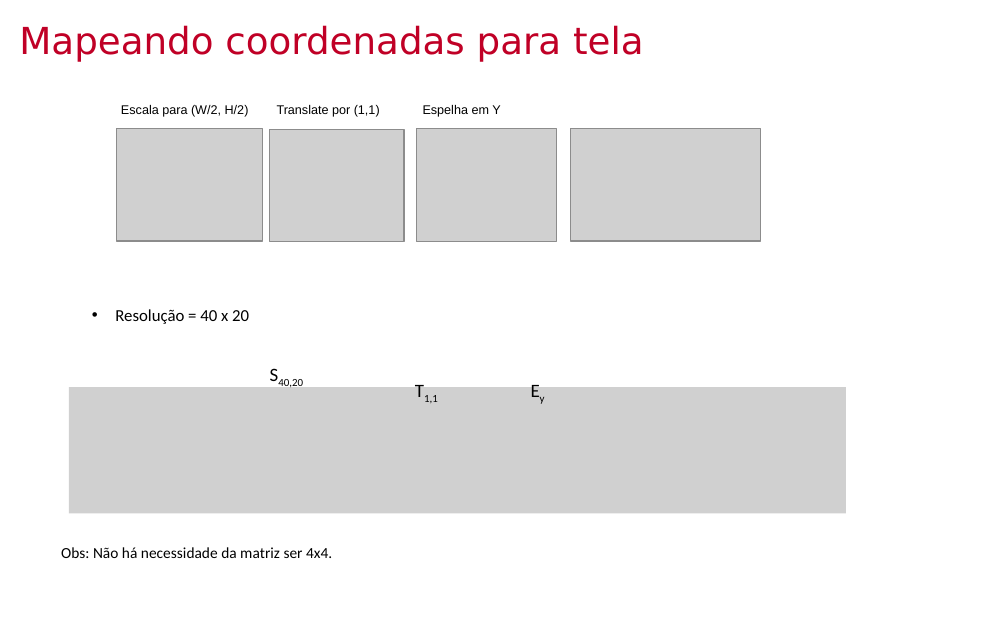
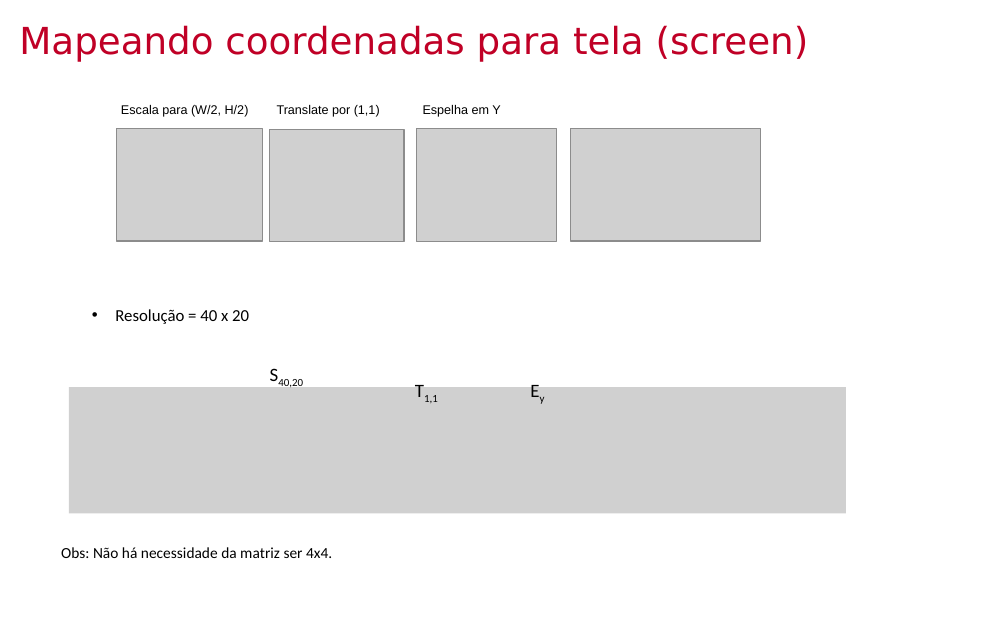
Before and after one commit to lpsoares/ComputacaoGrafica, a slide deck: slide 24 of content/aulas/07-revisao1/aula7_revisao1.pptx. Drawn at 1008x630 pixels with LibreOffice and Linux fonts; fonts in the diff are those of the drawing; grey boxes stand for pictures; background and template pictures are left out. Boxes give left, top, right and bottom in pixels: in the first picture for what was removed or moved away, otherwise in the second. Text is boxed around its words. In the diff, an @@ line names an element or a change of style, - is before the commit and + after.

```diff
--- a/content/aulas/07-revisao1/aula7_revisao1.pptx
+++ b/content/aulas/07-revisao1/aula7_revisao1.pptx
@@ title at (x1=19, y1=25, x2=809, y2=62): text changed @@
-Mapeando coordenadas para tela
+Mapeando coordenadas para tela (screen)
```
Also in this commit, not shown: 9 other slides changed, 1 other file.
